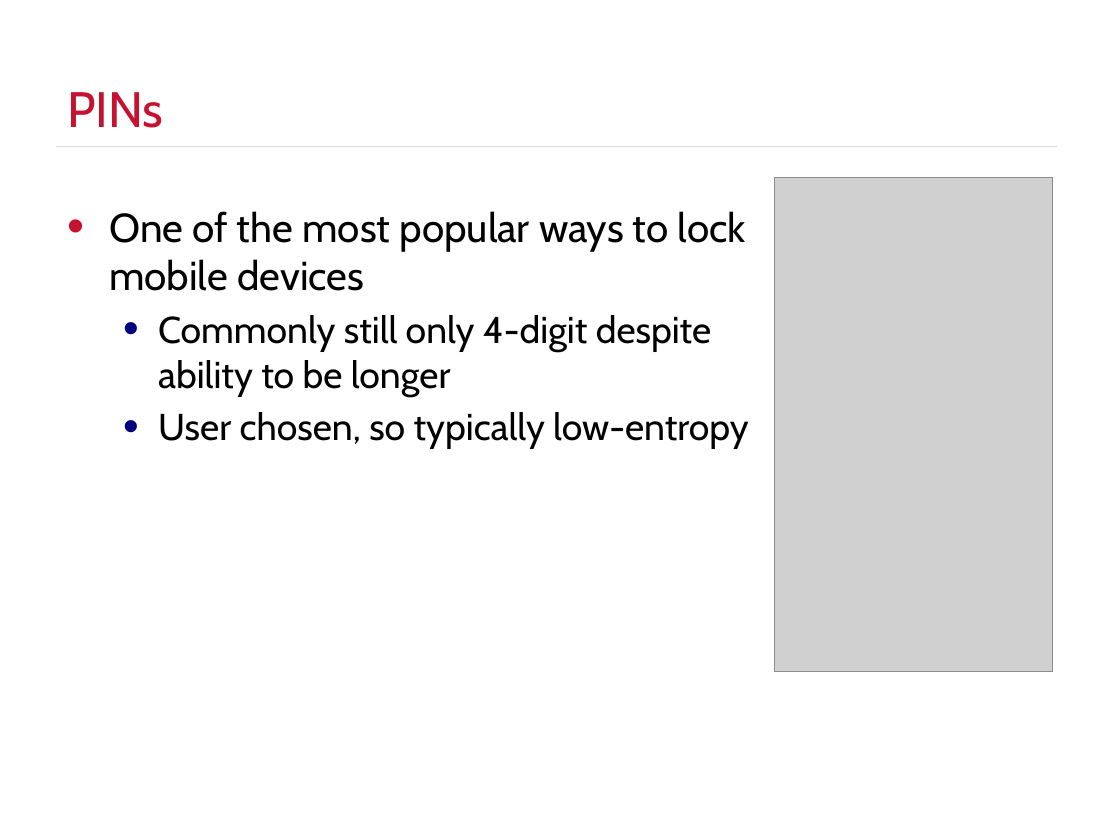
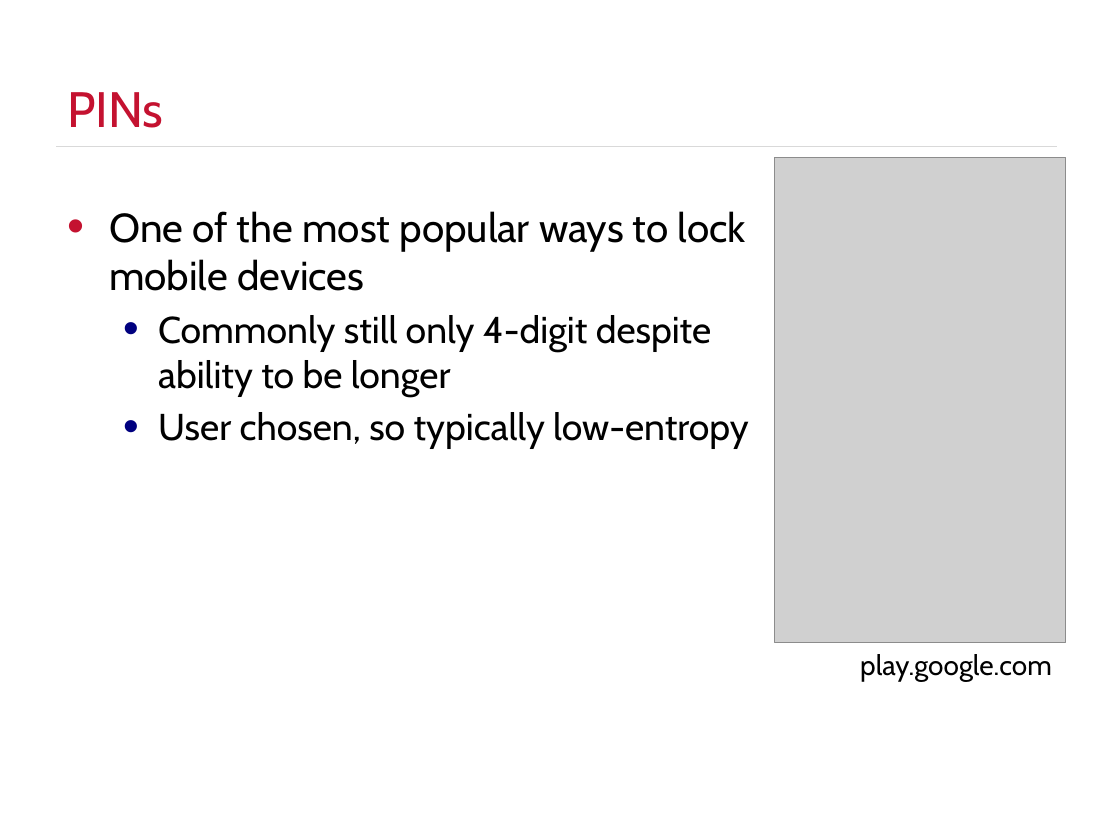
Before and after one commit to justinengler/BruteController, a slide deck: slide 3 of Automated PIN Cracking.pptx. Drawn at 1120x840 pixels with LibreOffice and Linux fonts; fonts in the diff are those of the drawing; grey boxes stand for pictures; background and template pictures are left out. Boxes give left, top, right and bottom in pixels: in the first picture for what was removed or moved away, otherwise in the second. Text is boxed around its words. In the diff, an @@ line names an element or a change of style, - is before the commit and + after.

```diff
--- a/Automated PIN Cracking.pptx
+++ b/Automated PIN Cracking.pptx
@@ picture: place and size @@
-picture at (775,177,1053,672)
+picture at (775,157,1066,642)
@@ text added at (860,654,1052,682), 18 pt, text #000000 @@
+play.google.com
```
Also in this commit, not shown: 1 other slide changed, 1 slide added, 1 other file.
